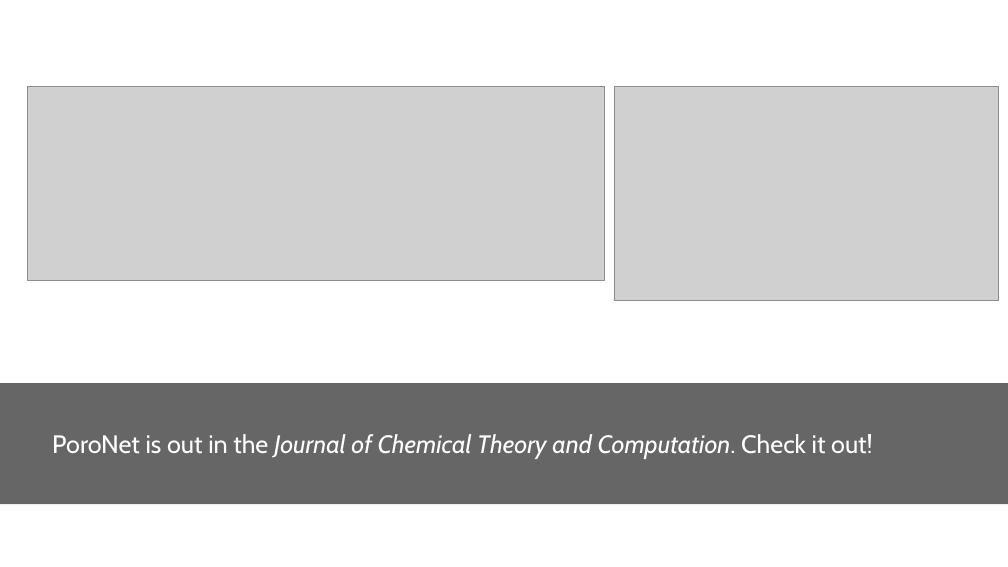
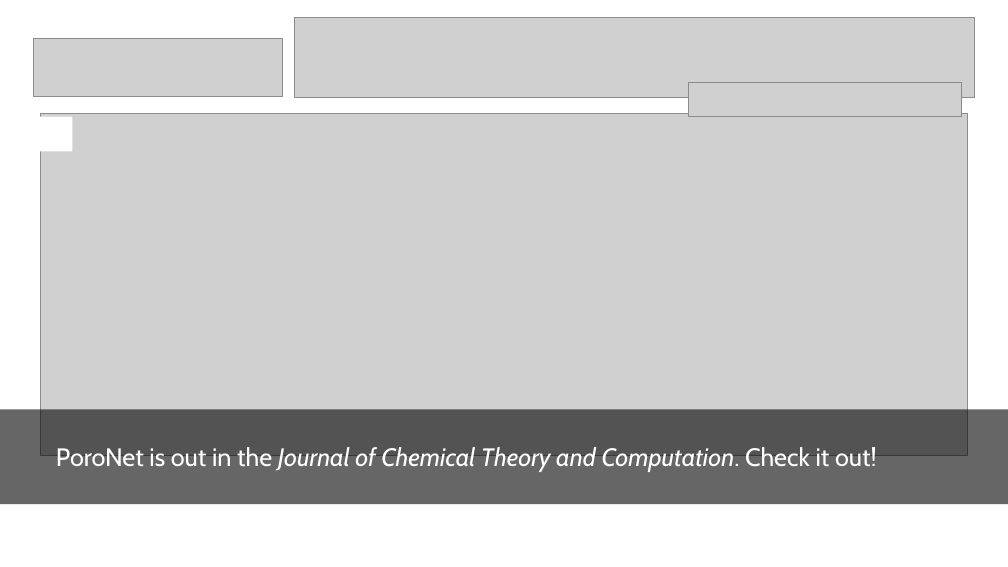
Before and after one commit to ShiResearchGroup/shiresearchgroup.github.io, a slide deck: slide 5 of assets/img/image_slider/images.pptx. Drawn at 1008x567 pixels with LibreOffice and Linux fonts; fonts in the diff are those of the drawing; grey boxes stand for pictures. Boxes give left, top, right and bottom in pixels: in the first picture for what was removed or moved away, otherwise in the second. Text is boxed around its words. In the diff, an @@ line names an element or a change of style, - is before the commit and + after.

```diff
--- a/assets/img/image_slider/images.pptx
+++ b/assets/img/image_slider/images.pptx
@@ picture added at bbox=[295, 17, 975, 98] @@
@@ picture: place and size @@
-picture at bbox=[27, 86, 605, 281]
+picture at bbox=[33, 39, 282, 98]
@@ picture removed at bbox=[614, 86, 999, 300] @@
@@ picture added at bbox=[688, 82, 962, 116] @@
@@ rectangle added at bbox=[33, 116, 72, 151], fill #FFFFFF @@
@@ picture added at bbox=[40, 113, 968, 454] @@
@@ rectangle: place and size @@
-rectangle at bbox=[0, 383, 1008, 504]
+rectangle at bbox=[0, 409, 1008, 504]
@@ text "PoroNet is out in the ...": place and size @@
-text "PoroNet is out in the ..." at bbox=[52, 434, 873, 459]
+text "PoroNet is out in the ..." at bbox=[56, 447, 877, 472]
```
Also in this commit, not shown: 4 other slides changed, 7 other files.
